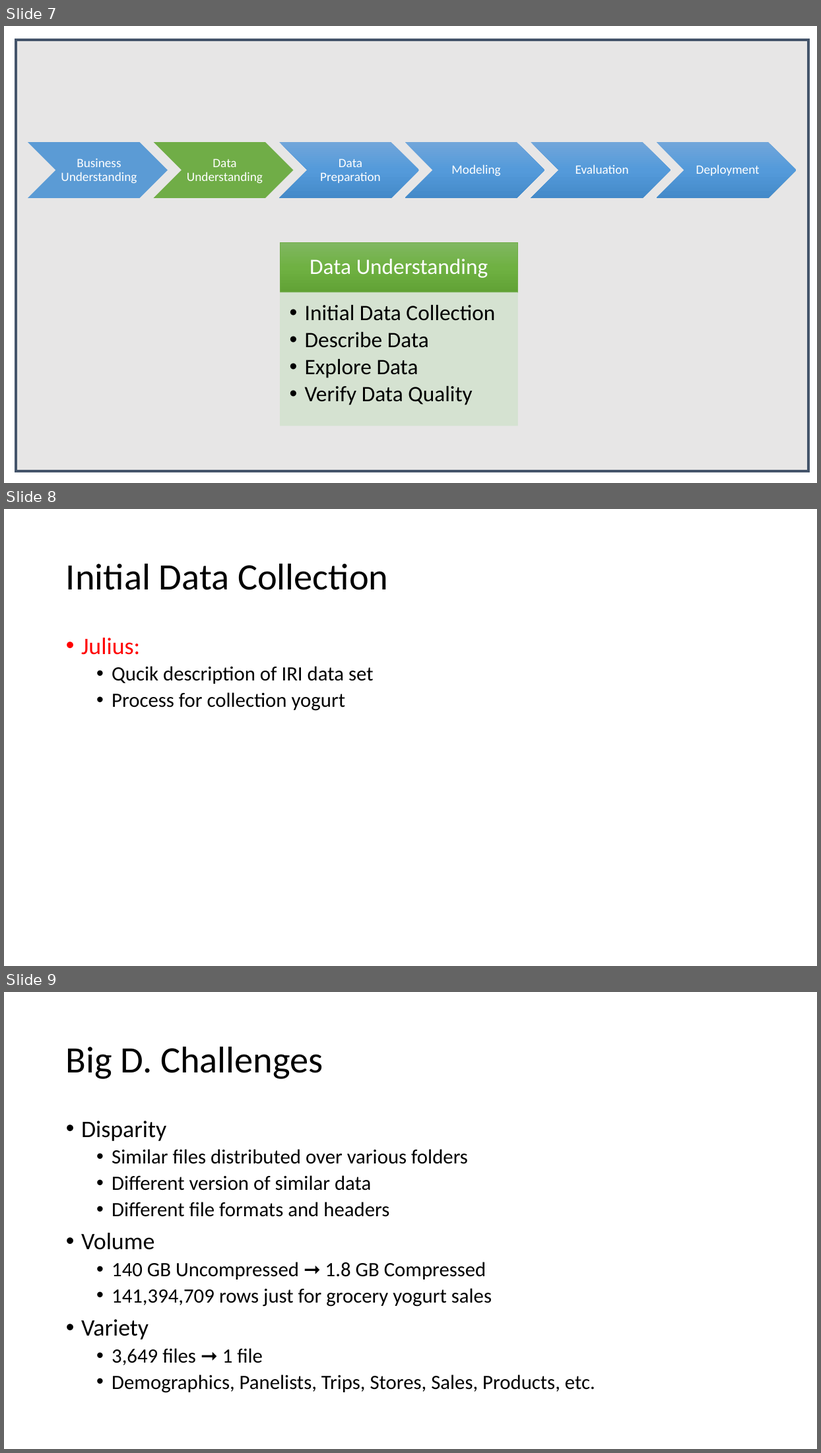
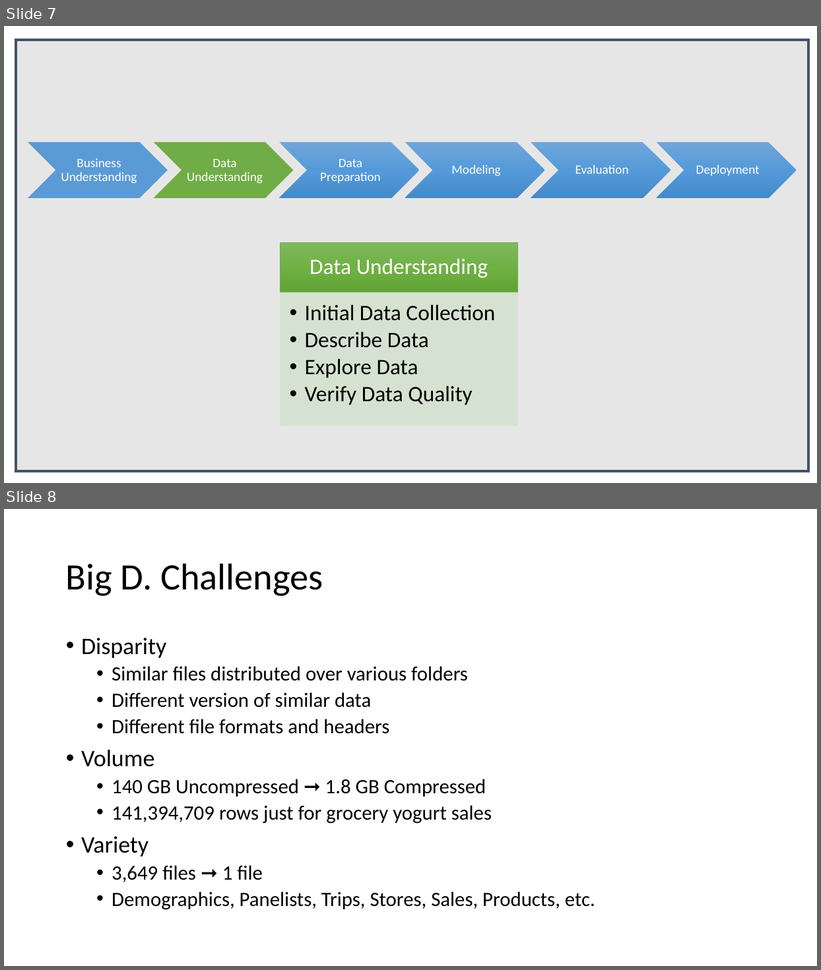
Before and after one commit to mGalarnyk/Machine_Learning_Froyo, a slide deck: Current_Powerpoint/Froyo_v2.pptx. Shown one above the other, each under a label of ours: slides 7, 8 and 9 before the commit, slides 7 and 8 after it. The pictures are 821x1453 and 821x970 pixels, drawn with LibreOffice and Linux fonts; fonts in the diff are those of the drawing. Boxes give left, top, right and bottom in pixels: in the first picture for what was removed or moved away, otherwise in the second. Text is boxed around its words. In the diff, an @@ line names an element or a change of style, - is before the commit and + after.

```diff
--- a/Current_Powerpoint/Froyo_v2.pptx
+++ b/Current_Powerpoint/Froyo_v2.pptx
@@ slide 8 removed at (x1=4, y1=509, x2=817, y2=966), background #FFFFFF @@
@@ title removed at (x1=66, y1=563, x2=388, y2=590) @@
-Initial Data Collection
@@ text removed at (x1=81, y1=638, x2=374, y2=711) @@
-• Julius:
-  • Qucik description of IRI data set
-  • Process for collection yogurt
@@ what was slide 9 is now slide 8 @@
```
Also in this commit, not shown: 4 other files.
